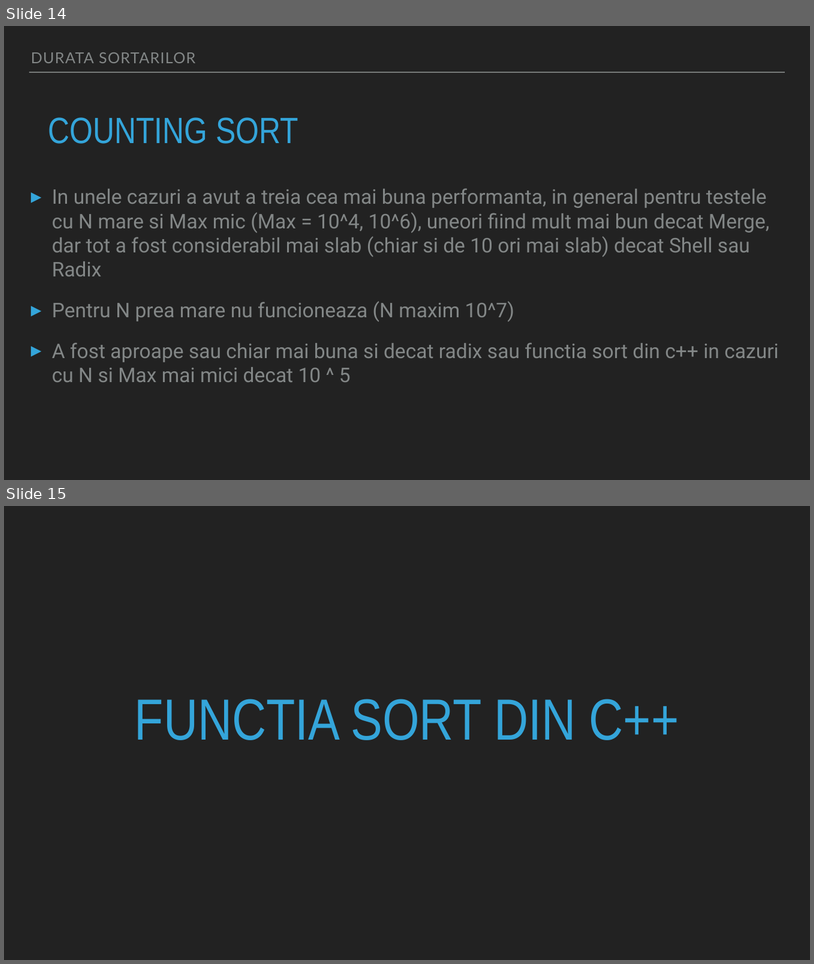
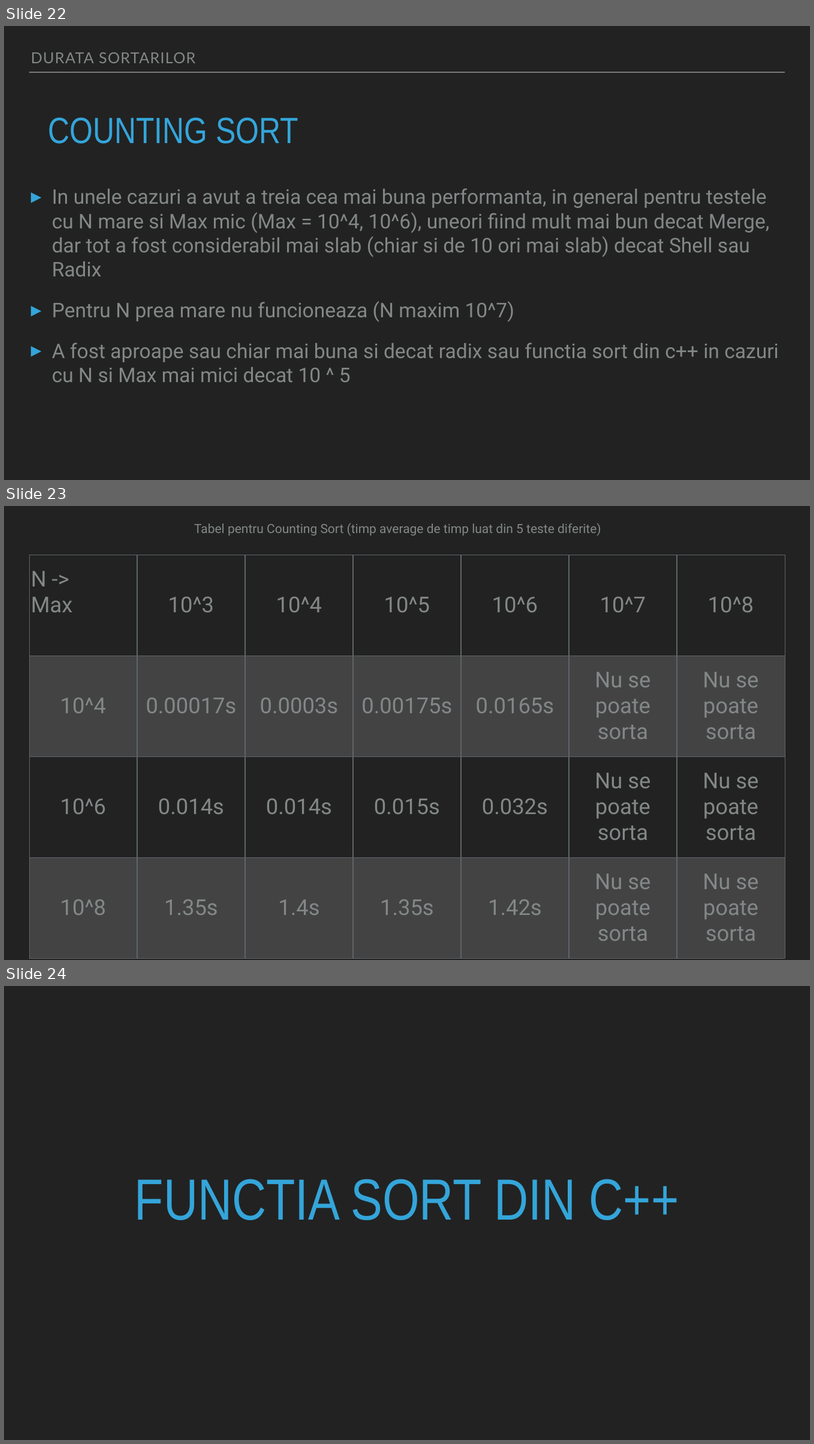
Before and after one commit to silviusinca/university, a slide deck: an1/sem2/sd/lab/tema1/prezentare.pptx. Shown one above the other, each under a label of ours: slides 14 and 15 before the commit, slides 22, 23 and 24 after it. The pictures are 814x964 and 814x1444 pixels, drawn with LibreOffice and Linux fonts; fonts in the diff are those of the drawing. Boxes give left, top, right and bottom in pixels: in the first picture for what was removed or moved away, otherwise in the second. Text is boxed around its words. In the diff, an @@ line names an element or a change of style, - is before the commit and + after.

```diff
--- a/an1/sem2/sd/lab/tema1/prezentare.pptx
+++ b/an1/sem2/sd/lab/tema1/prezentare.pptx
@@ slide 23 added at [4,506,810,960], background #222222 @@
@@ text added at [194,523,602,536], 30 pt, text #838787 @@
+Tabel pentru Counting Sort (timp average de timp luat din 5 teste diferite)
@@ table added at [29,555,785,958], 4 rows, 7 columns @@
+N -> Max | 10^3 | 10^4 | 10^5 | 10^6 | 10^7 | 10^8
+10^4 | 0.00017s | 0.0003s | 0.00175s | 0.0165s | Nu se poate sorta | Nu se poate sorta
+10^6 | 0.014s | 0.014s | 0.015s | 0.032s | Nu se poate sorta | Nu se poate sorta
+10^8 | 1.35s | 1.4s | 1.35s | 1.42s | Nu se poate sorta | Nu se poate sorta
@@ what was slide 14 is now slide 22 @@
@@ what was slide 15 is now slide 24 @@
```
Also in this commit, not shown: 9 other slides added, 2 other files.
